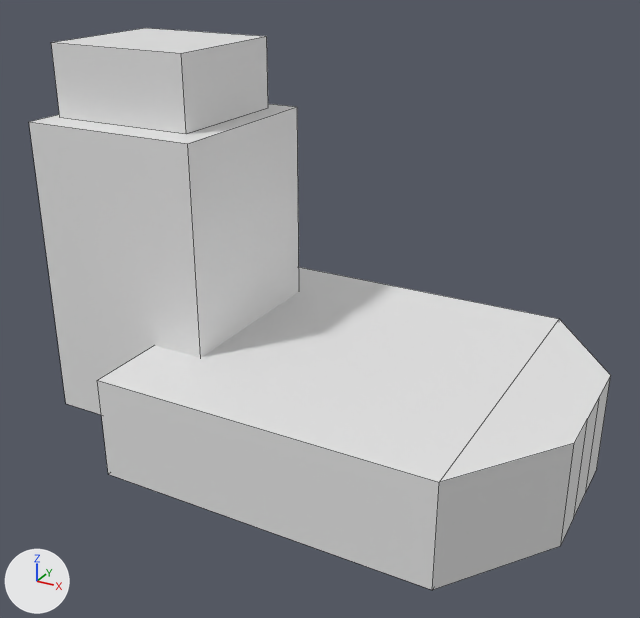
Two versions of the Blender file blend/belem_tower.blend, one commit apart.
Both versions are drawn from a camera (50 mm lens) standing at (30.5, -55.3, 38.5) and looking at (0.8, -1.3, 11.5). Arrows for +X, +Y and +Z are at lower left; the lights stay in place. The first picture is the older version. Mesh edges are drawn as thin lines.

In view in the first picture: 'main_section', 'tower_bottom', 'tower_top'.
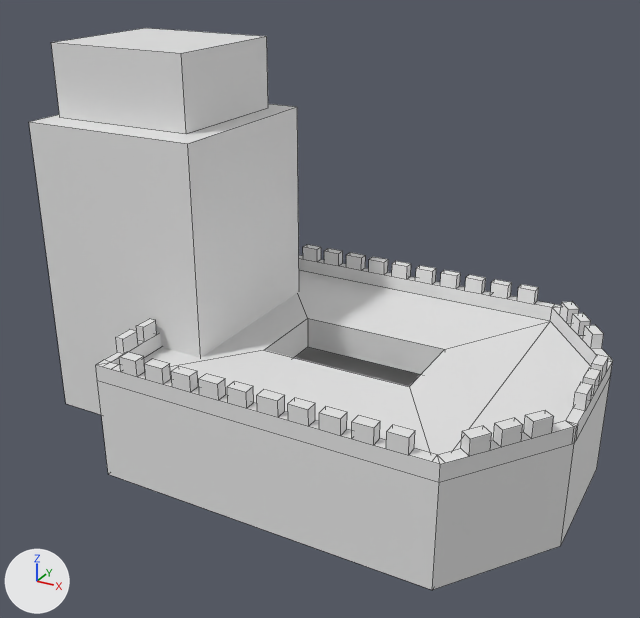
The change, as a diff of the scene's bpy script:
```diff
--- a/blend/belem_tower.blend.py
+++ b/blend/belem_tower.blend.py
@@ me_cube_001 @@
 # used by ob_main_section; location = (0.0, 0.0, 0.0); scale = (15.5, 13.5, 4.04)
-me_cube_001.from_pydata(...)  # 16 vertices, 12 faces; spans x -0.7..1.38, y -0.99..0.99, z 0.0..2.0
+me_cube_001.from_pydata(...)  # 342 vertices, 270 faces; spans x -0.7..1.38, y -0.99..0.99, z 0.0..2.61
+# me_cube_001 part 1: 2 vertices moved from x 1.38, y -0.13..0.13, z 2.0 to x 1.38, y -0.36..0.37, z 2.0; 2 vertices removed from x 1.38, y -0.13..0.13, z 0.0; 328 vertices added at x -0.7..1.38, y -0.99..0.99, z 0.22..2.61
```

Changed parts and their boxes [x1, y1, x2, y2] in the pictures (640 x 618 px):
'main_section', reshaped (7% taller)
    before: [97, 267, 611, 590]
    after: [96, 244, 613, 590]
part 1 of me_cube_001, built on
    before: [440, 319, 611, 519]
    after: [96, 244, 613, 519]
